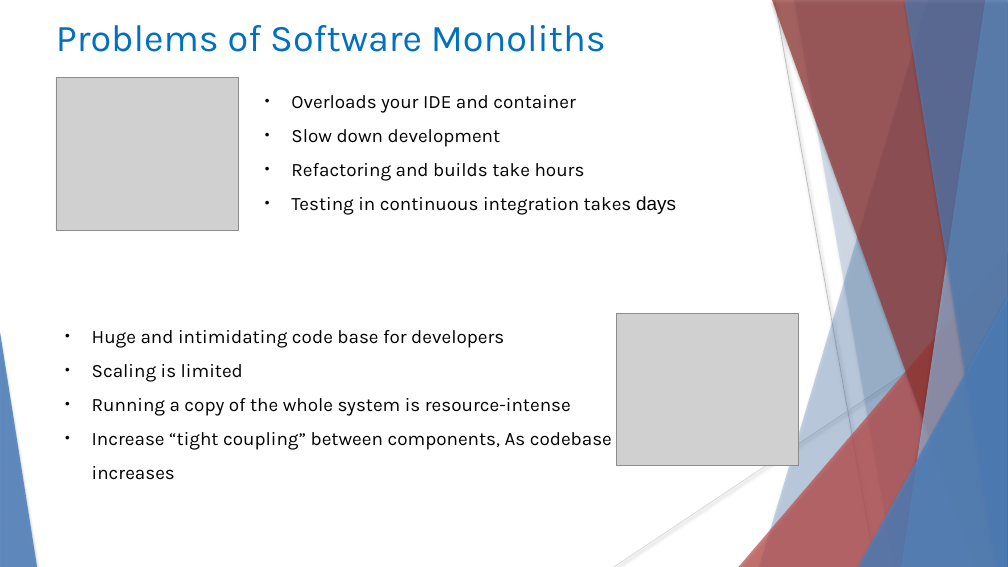
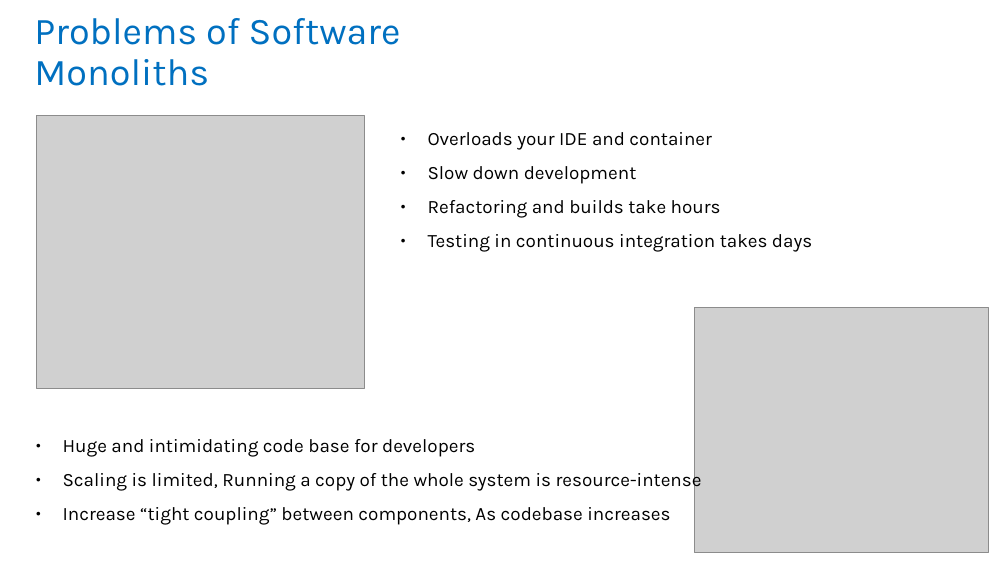
Before and after one commit to rameshbgm/Microservice, a slide deck: slide 3 of Micro Services.pptx (slide 4 before the commit). Drawn at 1008x567 pixels with LibreOffice and Linux fonts; fonts in the diff are those of the drawing; grey boxes stand for pictures. Boxes give left, top, right and bottom in pixels: in the first picture for what was removed or moved away, otherwise in the second. Text is boxed around its words. In the diff, an @@ line names an element or a change of style, - is before the commit and + after.

```diff
--- a/Micro Services.pptx
+++ b/Micro Services.pptx
@@ title "Problems of Software Monoliths" rewrapped from box(56, 25, 606, 52) to box(34, 18, 401, 86) @@
@@ freeform shape removed at box(759, 0, 1008, 567) @@
@@ freeform shape removed at box(772, 0, 1008, 567) @@
@@ line removed from (775, 0) to (876, 567) @@
@@ freeform shape removed at box(794, 0, 1008, 567) @@
@@ freeform shape removed at box(901, 0, 1008, 567) @@
@@ freeform shape removed at box(904, 0, 1008, 567) @@
@@ picture: place and size @@
-picture at box(56, 78, 239, 230)
+picture at box(36, 116, 364, 389)
@@ text "Overloads your IDE and container": place and size @@
-text "Overloads your IDE and container" at box(291, 95, 676, 215)
+text "Overloads your IDE and container" at box(428, 132, 812, 252)
@@ text at box(428, 234, 812, 252): font Arial to Karla in "days" @@
@@ triangle removed at box(739, 252, 1008, 567) @@
@@ triangle removed at box(858, 297, 1008, 567) @@
@@ line removed from (1008, 305) to (614, 567) @@
@@ picture: place and size @@
-picture at box(616, 313, 799, 465)
+picture at box(695, 308, 989, 553)
@@ triangle removed at box(0, 332, 37, 567) @@
@@ text "Huge and intimidating code base ...": place and size @@
-text "Huge and intimidating code base ..." at box(92, 330, 612, 480)
+text "Huge and intimidating code base ..." at box(63, 439, 702, 525)
@@ text at box(63, 469, 702, 492): text changed @@
-● Scaling is limited
-● Running a copy of the whole system is resource-intense
+● Scaling is limited, Running a copy of the whole system is resource-intense
```
Also in this commit, not shown: 16 other slides changed, 4 slides added, 6 slides removed.
